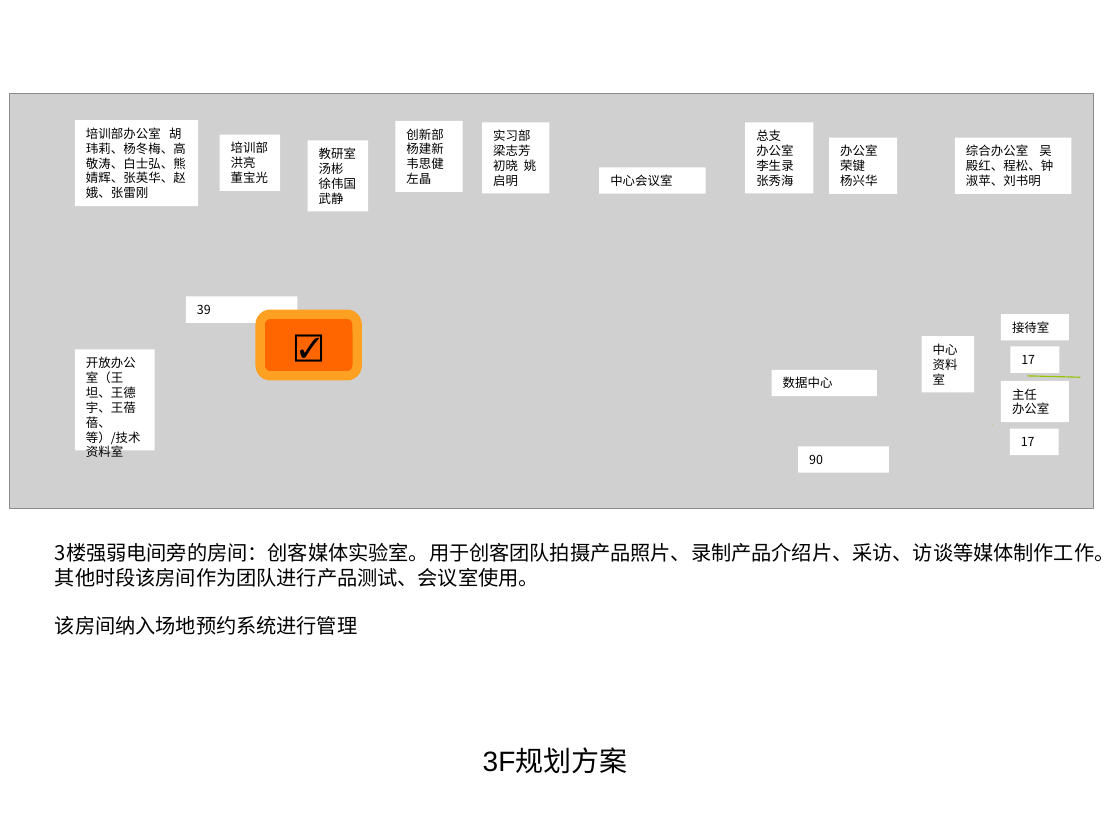
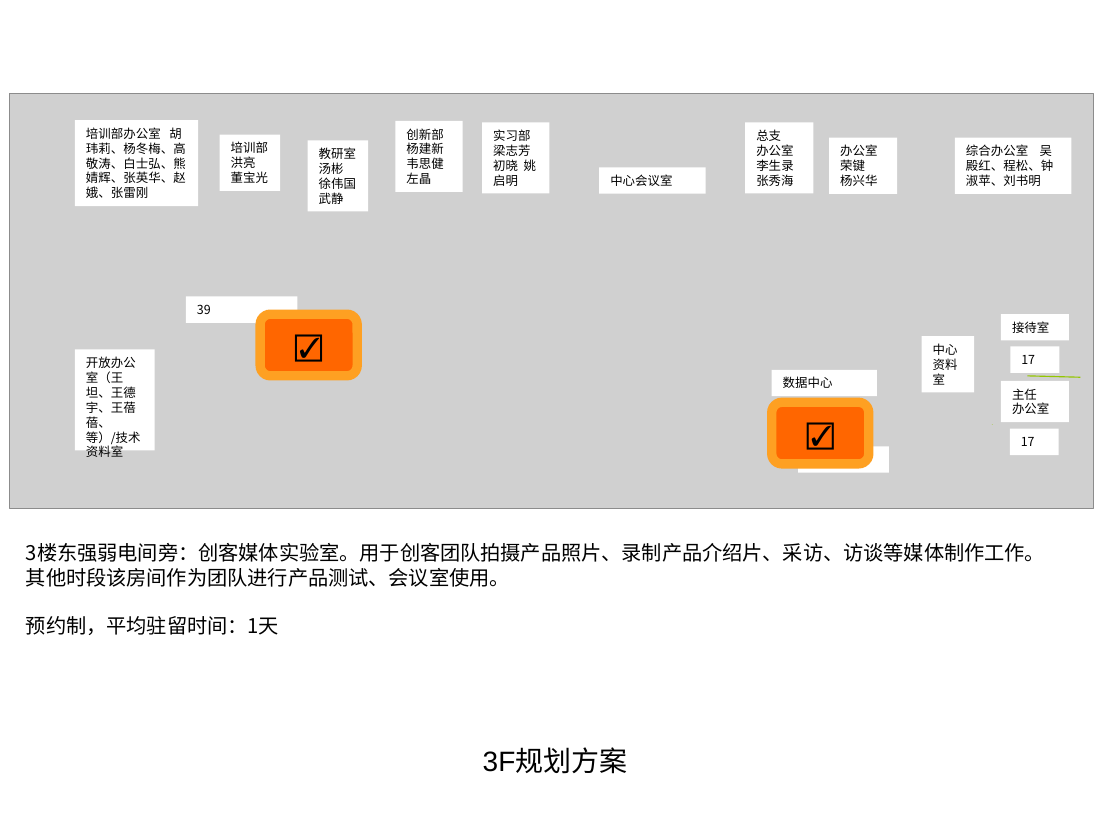
Before and after one commit to woodyme/i.center_my_workzone, a slide deck: slide 4 of 训练中心创客交叉融合空间建设/admin/新大楼规划建设/i.Center李兆基大楼创新部分规划方案 20150731.ppt. Drawn at 1120x840 pixels with LibreOffice and Linux fonts; fonts in the diff are those of the drawing; grey boxes stand for pictures. Boxes give left, top, right and bottom in pixels: in the first picture for what was removed or moved away, otherwise in the second. Text is boxed around its words. In the diff, an @@ line names an element or a change of style, - is before the commit and + after.

Commit message:
update 创新场地功能规划描述

```diff
--- a/训练中心创客交叉融合空间建设/admin/新大楼规划建设/i.Center李兆基大楼创新部分规划方案 20150731.ppt
+++ b/训练中心创客交叉融合空间建设/admin/新大楼规划建设/i.Center李兆基大楼创新部分规划方案 20150731.ppt
@@ rounded rectangle added at <box>772,402,869,464</box>, fill #FF6600, outline #FEA022 6.01 pt, 18 pt, text #000000 @@
+☑
@@ text "3楼东强弱电间旁：创客媒体实验室。用于创客团队拍摄产品照片、录制产品介绍片、采访、访谈等媒体制作工作。": place and size @@
-text "3楼东强弱电间旁：创客媒体实验室。用于创客团队拍摄产品照片、录制产品介绍片、采访、访谈等媒体制作工作。" at <box>55,543,1115,635</box>
+text "3楼东强弱电间旁：创客媒体实验室。用于创客团队拍摄产品照片、录制产品介绍片、采访、访谈等媒体制作工作。" at <box>26,543,1045,635</box>
@@ text at <box>26,543,1045,562</box>: text changed @@
-3楼强弱电间旁的房间：创客媒体实验室。用于创客团队拍摄产品照片、录制产品介绍片、采访、访谈等媒体制作工作。
+3楼东强弱电间旁：创客媒体实验室。用于创客团队拍摄产品照片、录制产品介绍片、采访、访谈等媒体制作工作。
@@ text at <box>26,616,279,635</box>: text changed @@
-该房间纳入场地预约系统进行管理
+预约制，平均驻留时间：1天
```
Also in this commit, not shown: 2 other slides changed, 1 slide added.
